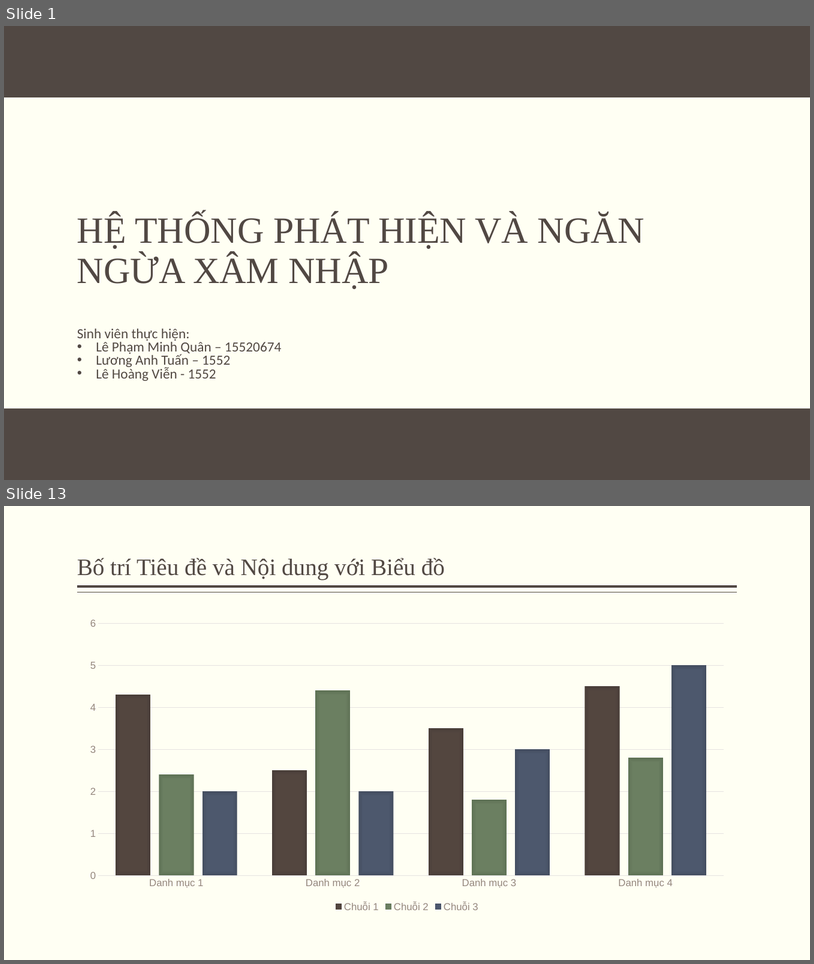
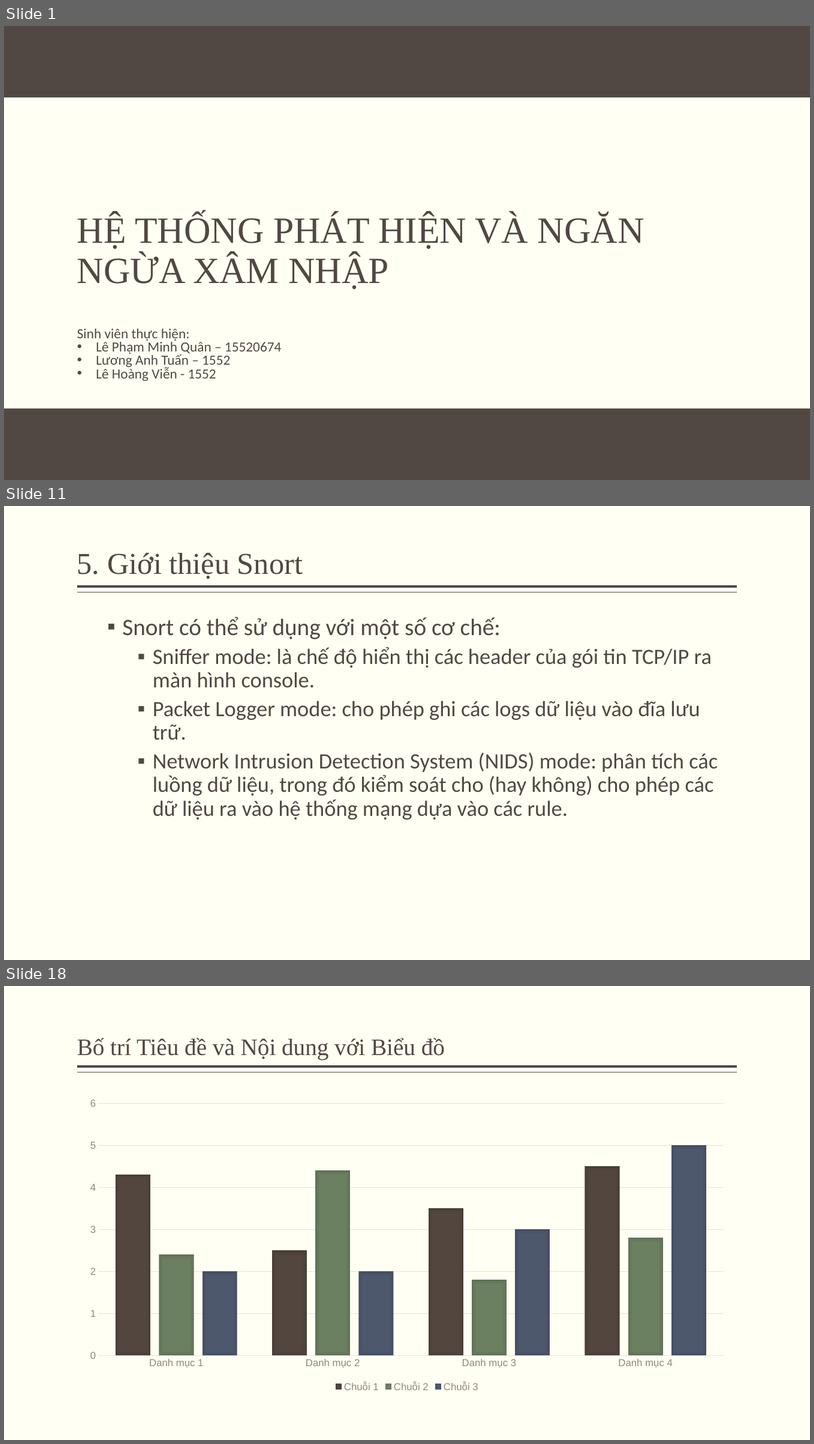
Before and after one commit to minhquan1418/do_an_ATMNC, a slide deck: silde.pptx. Shown one above the other, each under a label of ours: slides 1 and 13 before the commit, slides 1, 11 and 18 after it; the slides between them are not shown. The pictures are 814x964 and 814x1444 pixels, drawn with LibreOffice and Linux fonts; fonts in the diff are those of the drawing; background and template pictures are left out. Boxes give left, top, right and bottom in pixels: in the first picture for what was removed or moved away, otherwise in the second. Text is boxed around its words. In the diff, an @@ line names an element or a change of style, - is before the commit and + after.

Commit message:
cac mode cua snort

```diff
--- a/silde.pptx
+++ b/silde.pptx
@@ slide 11 added at bbox=[4, 506, 810, 960], background #FFFFF3; not listed: 2 template elements that a slide beside it also shows @@
@@ title added at bbox=[77, 553, 303, 579], 36 pt, text #514843 @@
+5. Giới thiệu Snort
@@ text added at bbox=[122, 616, 718, 820], 26 pt, text #514843 @@
+  ▪ Snort có thể sử dụng với một số cơ chế:
+    ▪ Sniffer mode: là chế độ hiển thị các header của gói tin TCP/IP ra màn hình console.
+    ▪ Packet Logger mode: cho phép ghi các logs dữ liệu vào đĩa lưu trữ.
+    ▪ Network Intrusion Detection System (NIDS) mode: phân tích các luồng dữ liệu, trong đó kiểm soát cho (hay không) cho phép các dữ liệu ra vào hệ thống mạng dựa vào các rule.
@@ what was slide 13 is now slide 18 @@
```
Also in this commit, not shown: 3 slides changed, 12 other slides added, 8 slides removed.
